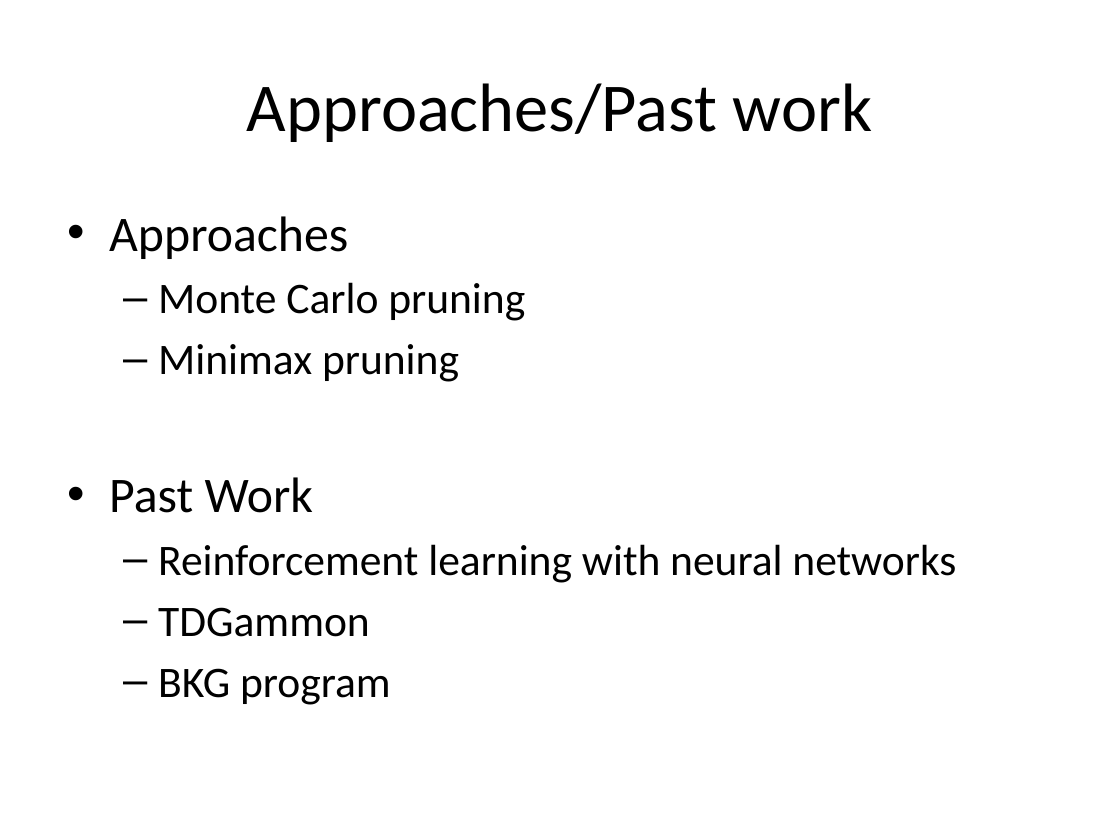
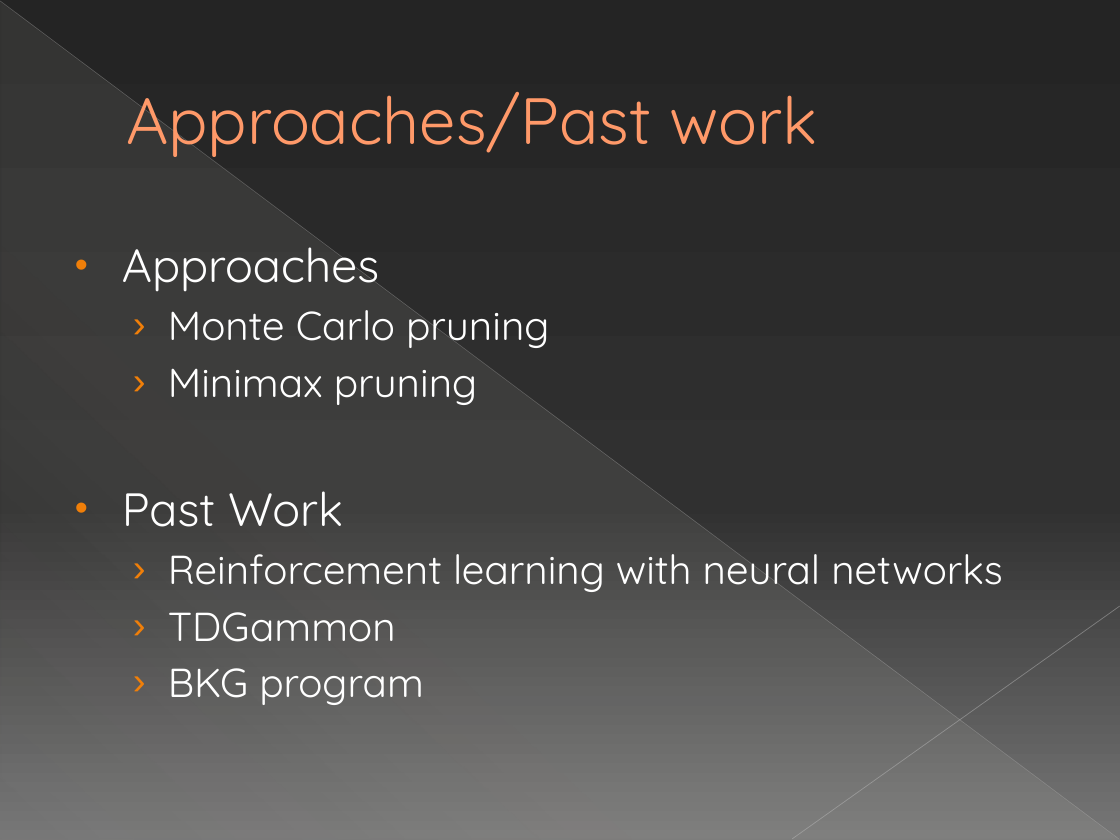
Before and after one commit to SteveC90/backgammon, a slide deck: slide 9 of Game Theory in Adversarial Search.pptx (slide 8 before the commit). Drawn at 1120x840 pixels with LibreOffice and Linux fonts; fonts in the diff are those of the drawing. Boxes give left, top, right and bottom in pixels: in the first picture for what was removed or moved away, otherwise in the second. Text is boxed around its words. In the diff, an @@ line names an element or a change of style, - is before the commit and + after.

```diff
--- a/Game Theory in Adversarial Search.pptx
+++ b/Game Theory in Adversarial Search.pptx
@@ background #FFFFFF to gradient #242424 to #303030 to #767676 @@
@@ line added from (0, 1) to (1119, 839), #B6B6B6 0.39 pt @@
@@ right triangle added at (1, 2, 1119, 840), fill gradient #E3DED1 @@
@@ title "Approaches/Past work" at (126, 92, 818, 160): size 44 to 42 pt, font Calibri to Quicksand, text colour #000000 to #FF9B6A, letter outline none to #A65806 0.5 pt; alignment centre to left; indent changed @@
@@ text "Approaches": place and size @@
-text "Approaches" at (109, 216, 956, 705)
+text "Approaches" at (122, 247, 1003, 705)
@@ text "Approaches" at (122, 247, 1003, 705): size 32 to 30 pt in "Approaches", "Past Work"; font Calibri to Quicksand, text colour #000000 to #FFFFFF; size 28 to 26 pt in "Monte Carlo pruning", "Minimax pruning", "Reinforcement learning with neural networks", "TDGammon" and 1 more places; indent changed; bullet – to › @@
@@ line added from (1120, 606) to (792, 839), #BFBFBF 0.47 pt @@
```
Also in this commit, not shown: 8 other slides changed, 4 slides added.
